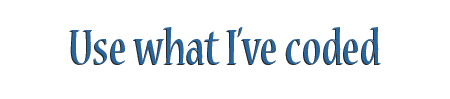
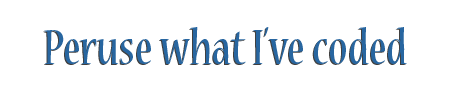
Layers edited between the first and the second 450 x 99 image:
renamed "Use what I’ve coded" to "Peruse what I’ve coded", painted on it over [44, 27, 407, 64]
renamed "Use what I’ve coded" to "Peruse what I’ve coded", hid it, painted on it over [44, 27, 407, 64]
